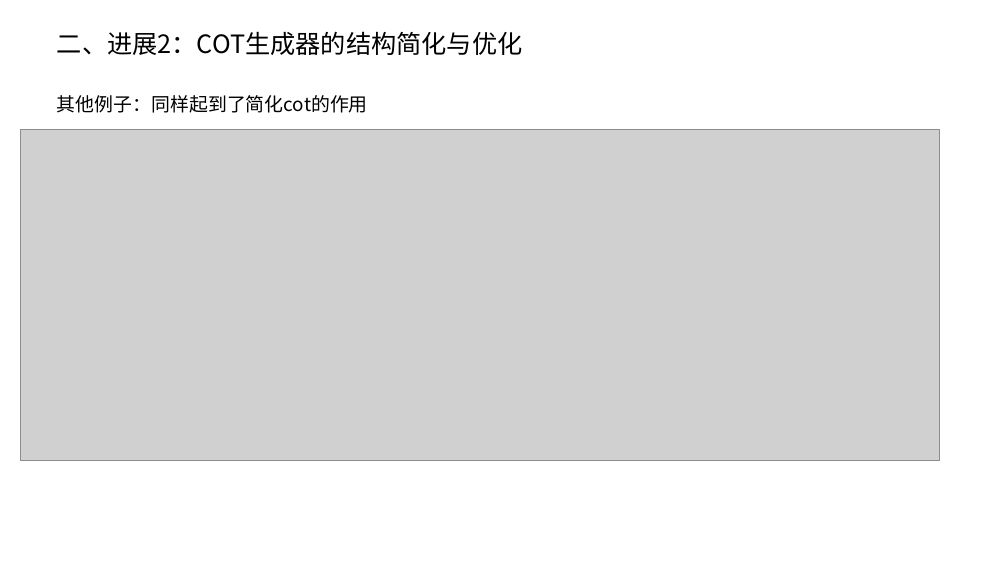
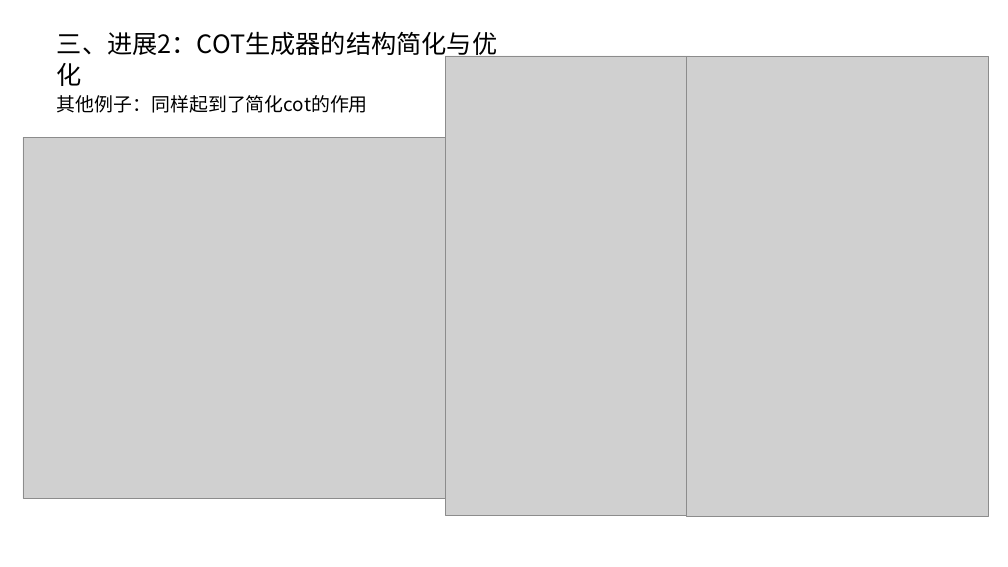
Before and after one commit to caoye04/TreecEva, a slide deck: slide 15 of 组会记录/组会1106.pptx. Drawn at 1008x567 pixels with LibreOffice and Linux fonts; fonts in the diff are those of the drawing; grey boxes stand for pictures. Boxes give left, top, right and bottom in pixels: in the first picture for what was removed or moved away, otherwise in the second. Text is boxed around its words. In the diff, an @@ line names an element or a change of style, - is before the commit and + after.

```diff
--- a/组会记录/组会1106.pptx
+++ b/组会记录/组会1106.pptx
@@ text at [57, 31, 497, 61]: text changed @@
-二、进展2：COT生成器的结构简化与优化
+三、进展2：COT生成器的结构简化与优化
@@ picture added at [445, 56, 690, 516] @@
@@ picture added at [687, 56, 989, 516] @@
@@ picture: place and size @@
-picture at [20, 129, 940, 461]
+picture at [23, 138, 944, 499]
```
Also in this commit, not shown: 5 other slides changed, 4 slides added, 18 other files.
